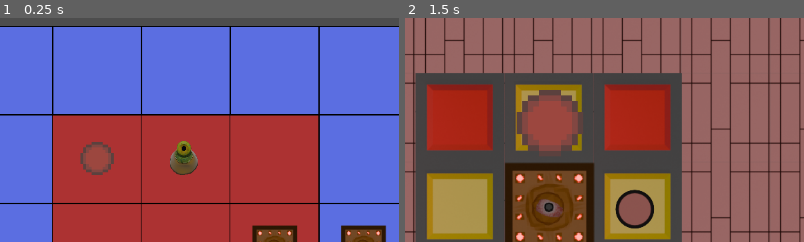
Above: before the commit, frames 1-2 (left to right).
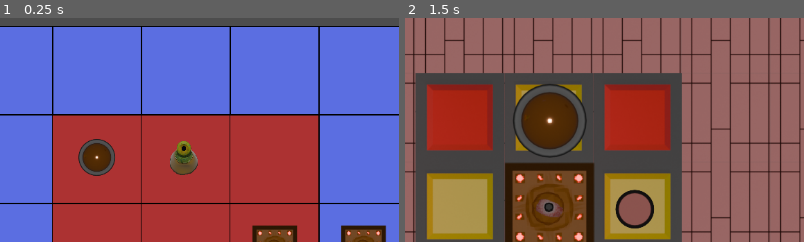
Above: after the commit, the same moments.

Repository: Crizomb/TrucMhajong
Game: Godot game, scene res://scenes/main_clementb_ancien.tscn
Two runs of this game, one before a commit and one after it. Both use one fixed random seed, a clock stepped at 60 frames per second and the inputs below. This scene is started directly instead of the project's main scene.
Inputs:
- Up to frame 1 (0.25 s): no input
- Up to frame 2 (1.5 s): tap Enter at 0.5 s; hold D (Right) 0.53-1.28 s; tap K (MaSuperActionDeTest) at 0.6 s; tap R (Restart) at 1.25 s; hold S (Down) from 1.28 s (still down); tap Shift (ToggleCrouch) at 1.35 s
The pictures show only the part of the screen within x 32-82%, y 9-59%; the shares and areas given below are measured in that part.

The runs differ from the first frame. In frame 1, 1.1% of the frame differs, in the area x 19-29%, y 54-71%; in frame 2, 4.0%, in the area x 27-46%, y 29-63%.

Commit message:
boutton

Diff:
--- a/entities/button/button.gd
+++ b/entities/button/button.gd
@@ -7,19 +7,13 @@
 
 var is_pressed := false
 
-# @export var Door : StaticBody2D;
-@onready var button_off: Sprite2D = $ButtonOff
-@onready var button_on: Sprite2D = $ButtonOn
 
 func _on_area_entered(_area: Area2D) -> void:
-	print("area entered")
-	button_off.visible = false
-	button_on.visible = true
+	print("button pressed")
 	button_pressed.emit()
 	is_pressed = true
 
 func _on_area_exited(_area: Area2D) -> void:
+	print("button unpressed")
 	button_unpressed.emit()
-	button_off.visible = true
-	button_on.visible = false
 	is_pressed = false
--- a/entities/button/button.tscn
+++ b/entities/button/button.tscn
@@ -1,8 +1,7 @@
 [gd_scene format=3 uid="uid://dek227s5ifvkm"]
 
-[ext_resource type="Texture2D" uid="uid://c54lkh6c2mbh6" path="res://entities/button/button_off.png" id="1_4tlb3"]
 [ext_resource type="Script" uid="uid://dgocnxyhkauay" path="res://entities/button/button.gd" id="1_6bgj0"]
-[ext_resource type="Texture2D" uid="uid://g2fdntsfaq3w" path="res://entities/button/button_on.png" id="2_7gf2j"]
+[ext_resource type="Texture2D" uid="uid://b5xdmxl6wtdrq" path="res://entities/button/switch.png" id="2_7gf2j"]
 
 [sub_resource type="RectangleShape2D" id="RectangleShape2D_k228g"]
 size = Vector2(120, 120)
@@ -10,18 +9,13 @@
 [node name="Button" type="Area2D" unique_id=1561398429 groups=["button"]]
 script = ExtResource("1_6bgj0")
 
-[node name="ButtonOff" type="Sprite2D" parent="." unique_id=266803081]
-scale = Vector2(8, 8)
-texture = ExtResource("1_4tlb3")
-
-[node name="ButtonOn" type="Sprite2D" parent="." unique_id=1626635019]
-visible = false
-scale = Vector2(8, 8)
-texture = ExtResource("2_7gf2j")
-
 [node name="CollisionShape2D" type="CollisionShape2D" parent="." unique_id=327800333]
 position = Vector2(-1.5, -3)
 shape = SubResource("RectangleShape2D_k228g")
 
+[node name="Switch" type="Sprite2D" parent="." unique_id=801427662]
+position = Vector2(0, -3)
+texture = ExtResource("2_7gf2j")
+
 [connection signal="area_entered" from="." to="." method="_on_area_entered"]
 [connection signal="area_exited" from="." to="." method="_on_area_exited"]
